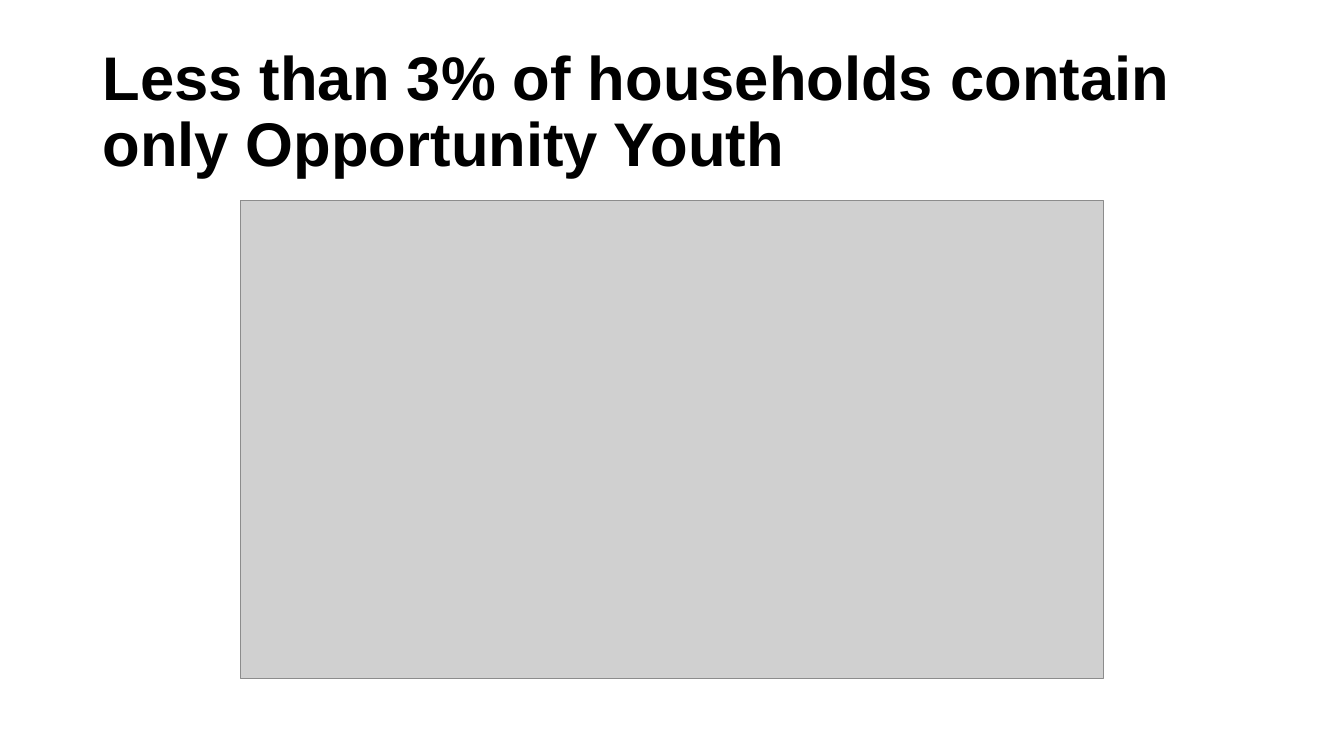
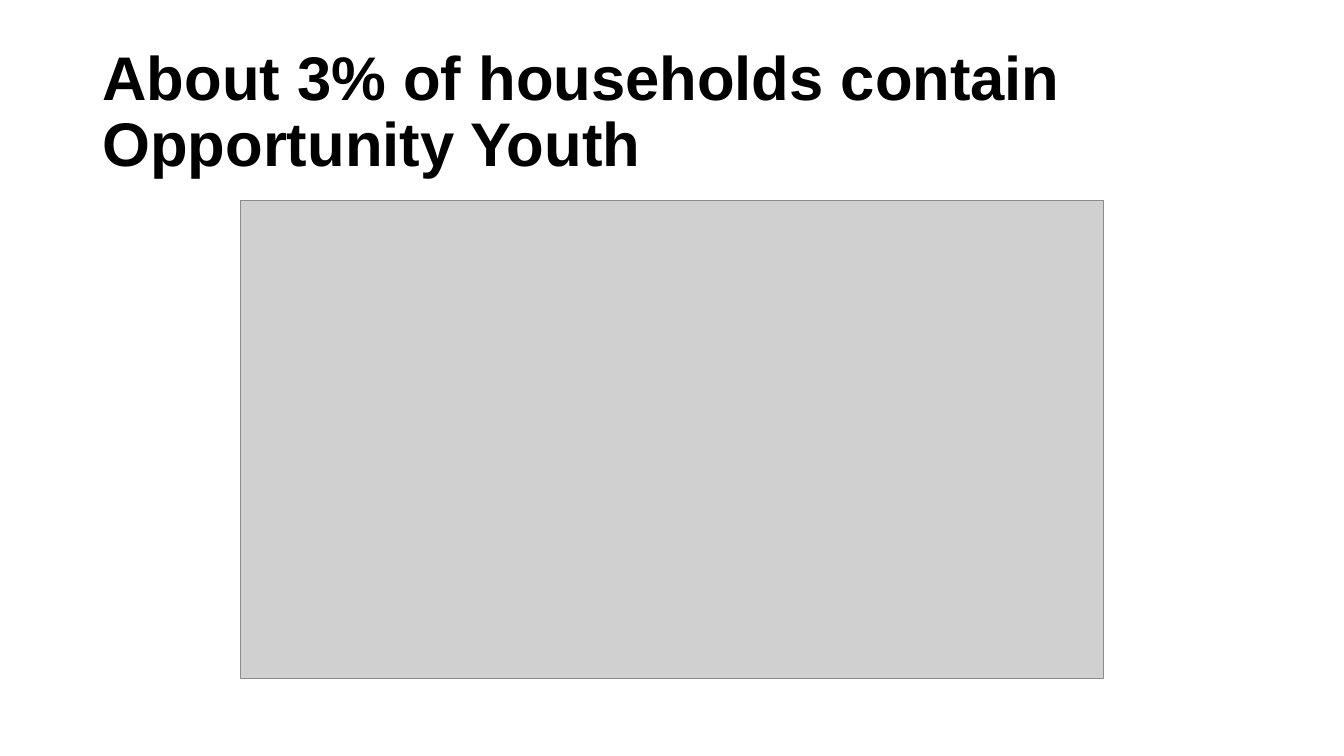
Before and after one commit to ucdiegorubi/oy_census_analysis, a slide deck: slide 10 of create_powerpoint/household_structure_estimates.pptx. Drawn at 1344x756 pixels with LibreOffice and Linux fonts; fonts in the diff are those of the drawing; grey boxes stand for pictures; background and template pictures are left out. Boxes give left, top, right and bottom in pixels: in the first picture for what was removed or moved away, otherwise in the second. Text is boxed around its words. In the diff, an @@ line names an element or a change of style, - is before the commit and + after.

```diff
--- a/create_powerpoint/household_structure_estimates.pptx
+++ b/create_powerpoint/household_structure_estimates.pptx
@@ title at <box>102,55,1060,178</box>: text changed @@
-Less than 3% of households contain only Opportunity Youth
+About 3% of households contain Opportunity Youth
```
Also in this commit, not shown: 7 other slides changed, 5 other files.
